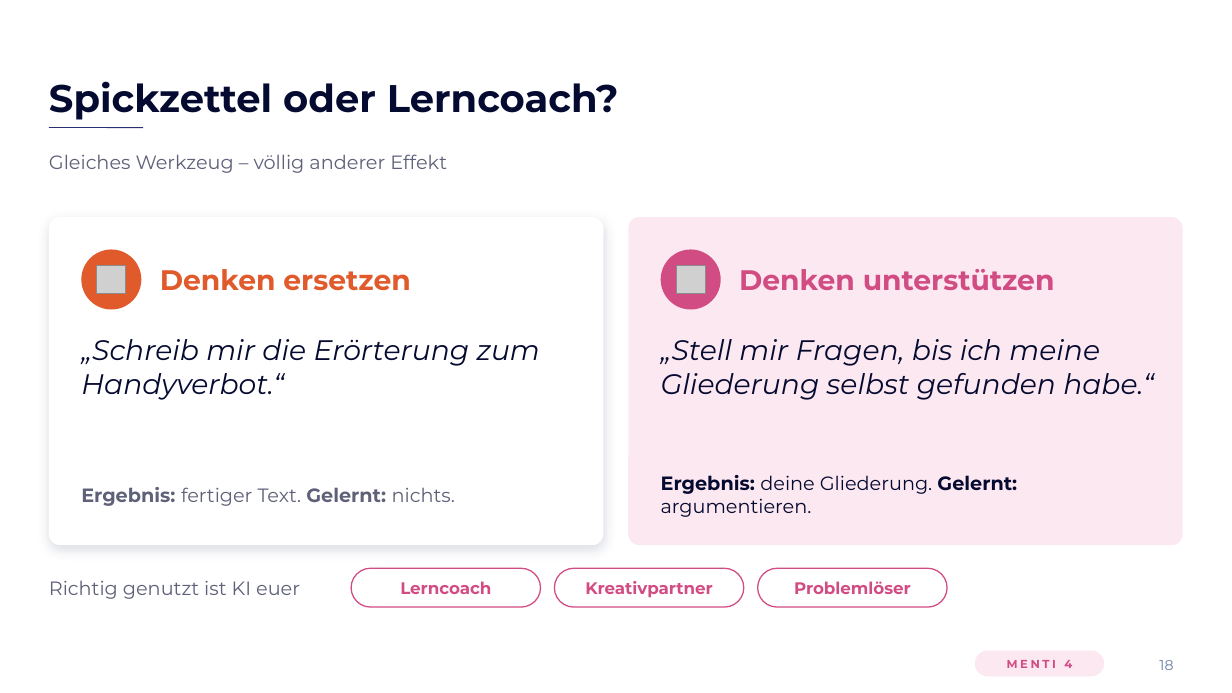
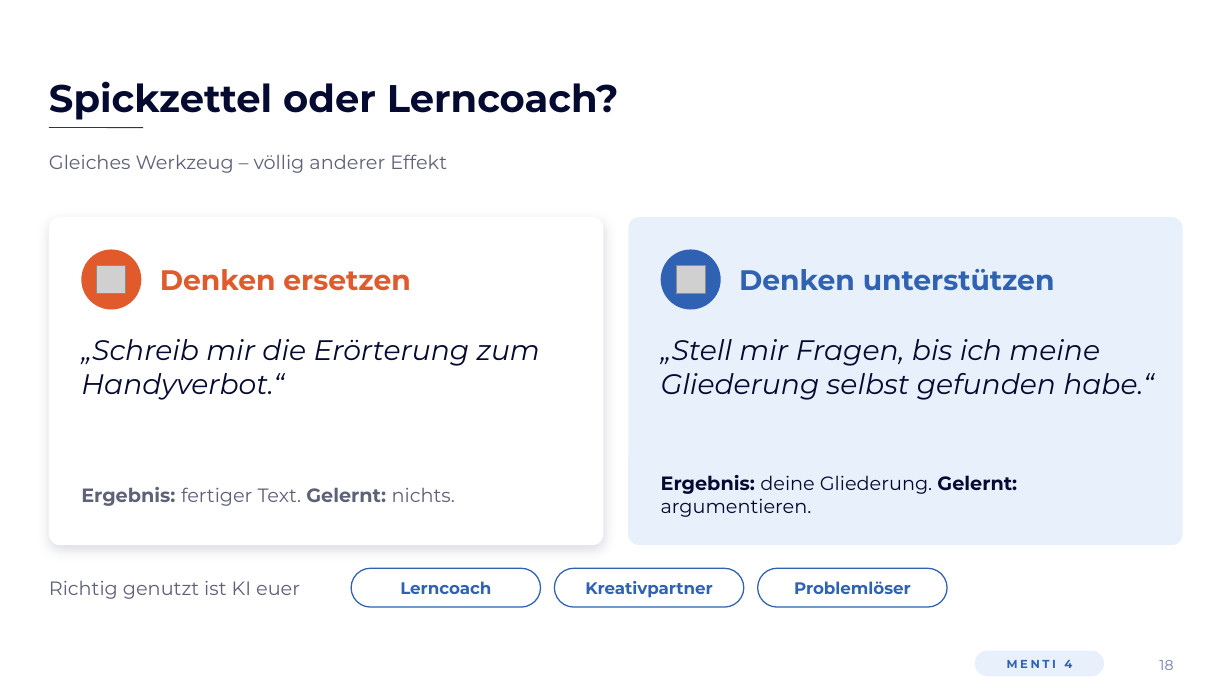
Before and after one commit to elias762/Advisory-board, a slide deck: slide 18 of ki-tag-gymnasium-sued/KI-Tag_Gymnasium-Sued_Impulsvortrag.pptx. Drawn at 1232x693 pixels with LibreOffice and Linux fonts; fonts in the diff are those of the drawing; grey boxes stand for pictures; background and template pictures are left out. Boxes give left, top, right and bottom in pixels: in the first picture for what was removed or moved away, otherwise in the second. Text is boxed around its words. In the diff, an @@ line names an element or a change of style, - is before the commit and + after.

```diff
--- a/ki-tag-gymnasium-sued/KI-Tag_Gymnasium-Sued_Impulsvortrag.pptx
+++ b/ki-tag-gymnasium-sued/KI-Tag_Gymnasium-Sued_Impulsvortrag.pptx
@@ rounded rectangle at [628, 217, 1183, 545]: fill #FCE8F0 to #E8F0FB @@
@@ ellipse at [661, 250, 721, 310]: fill #D24C84 to #2F62B3 @@
@@ outline #D24C84 1 pt to #2F62B3 1 pt in 3 elements at [351, 568, 541, 607], [555, 568, 744, 607], [758, 568, 947, 607] @@
@@ text colour #D24C84 to #2F62B3 in 5 elements at [739, 269, 1055, 290], [400, 581, 491, 594], [585, 581, 712, 598], [794, 581, 911, 594], [1007, 660, 1072, 668] @@
@@ rounded rectangle at [975, 651, 1104, 677]: fill #FCE8F0 to #E8F0FB @@
```
Also in this commit, not shown: 22 other slides changed, 11 slides added, 1 slide removed, 1 other file.
